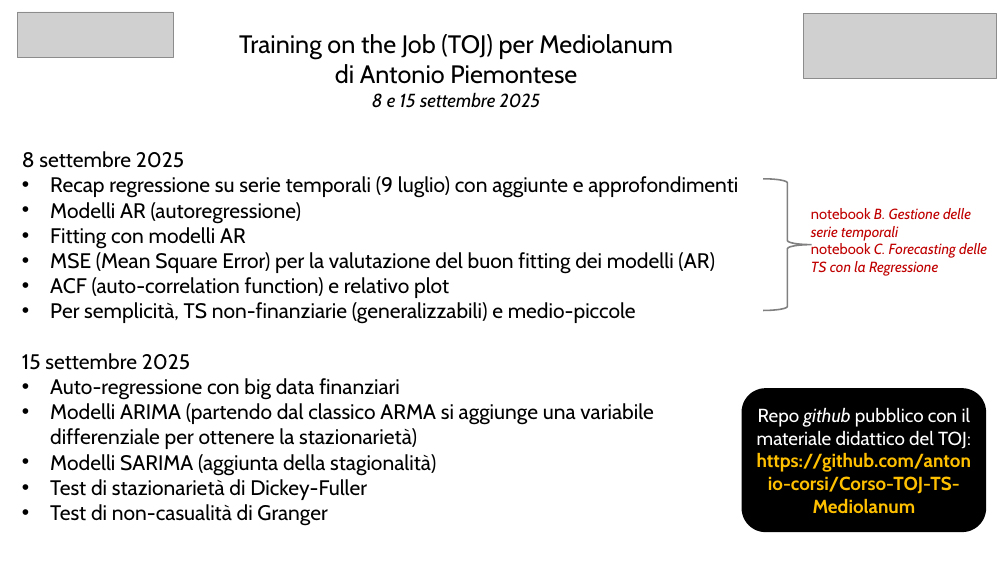
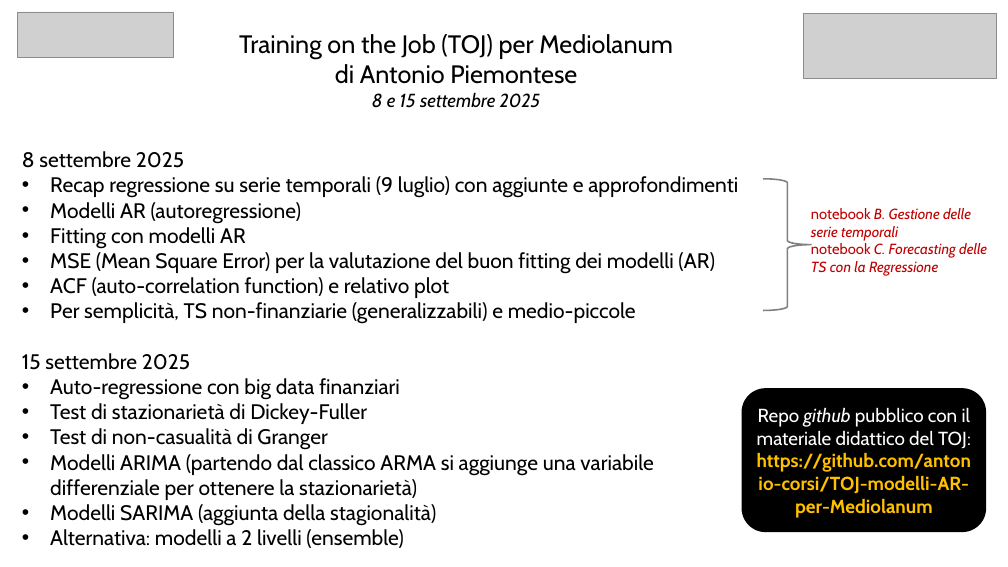
Before and after one commit to antonio-corsi/Corso-TOJ-TS-Mediolanum, a slide deck: slide 1 of Indice_per_Mediolanum.pptx. Drawn at 1008x567 pixels with LibreOffice and Linux fonts; fonts in the diff are those of the drawing; grey boxes stand for pictures. Boxes give left, top, right and bottom in pixels: in the first picture for what was removed or moved away, otherwise in the second. Text is boxed around its words. In the diff, an @@ line names an element or a change of style, - is before the commit and + after.

```diff
--- a/Indice_per_Mediolanum.pptx
+++ b/Indice_per_Mediolanum.pptx
@@ text at (50,403,367,450): paragraphs added @@
+• Test di stazionarietà di Dickey-Fuller
+• Test di non-casualità di Granger
@@ text in rounded rectangle at (757,407,971,518): text changed @@
-Repo github pubblico con il materiale didattico del TOJ: https://github.com/antonio-corsi/Corso-TOJ-TS-Mediolanum
+Repo github pubblico con il materiale didattico del TOJ: https://github.com/antonio-corsi/TOJ-modelli-AR-per-Mediolanum
@@ text at (50,529,404,548): text changed @@
-• Test di stazionarietà di Dickey-Fuller
-• Test di non-casualità di Granger
+• Alternativa: modelli a 2 livelli (ensemble)
```
Also in this commit, not shown: 6 other files.
